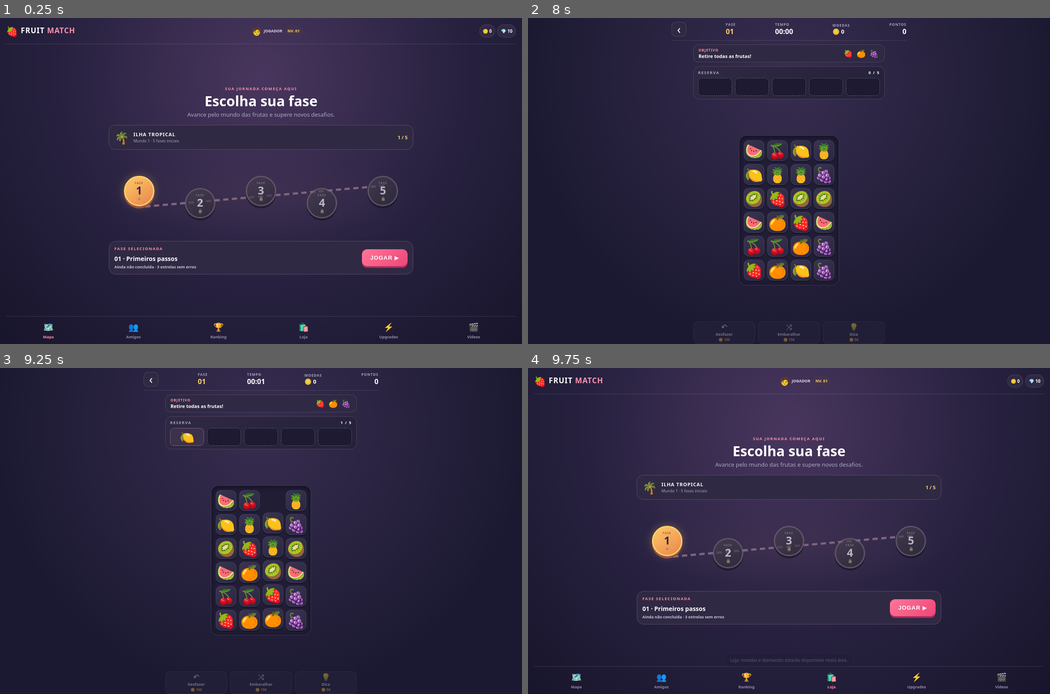
Above: before the commit, frames 1-4 (two rows, left to right).
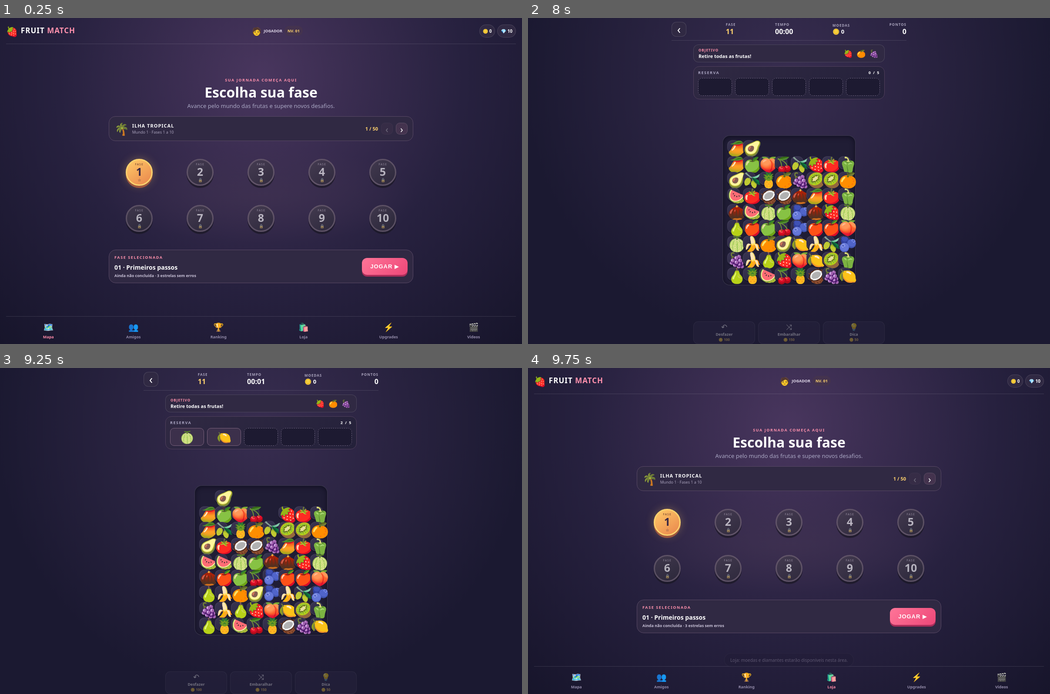
Above: after the commit, the same moments.

Repository: Guto157/fruit-match-game
Game: browser game, page index.html
Two runs of this game, one before a commit and one after it. Both use one fixed random seed, a clock stepped at 60 frames per second and the inputs below.
Inputs (mouse positions are in pixels of both pictures, inside the frame that each line leads up to):
- Up to frame 1 (0.25 s): no input
- Up to frame 2 (8 s): click "JOGAR ▶" at 0.27 s; click "🍓" at 1.27 s; click "🍇" at 1.87 s; click "‹" at 2.02 s; click "🗺️ Mapa" at 2.47 s; click "👥 Amigos" at 3.07 s; click "JOGAR ▶" at 3.27 s; click "🍉" at 3.67 s; click "🥝" at 4.27 s; click "‹" at 4.52 s; click "FASE 1 ☆" at 4.87 s; click "×" at 5.47 s; click "🏆 Ranking" at 6.07 s; click "⚡ Upgrades" at 6.67 s; click (929, 128) at 7.02 s, where only the run after the commit has a clickable "›"; click "🛍️ Loja" at 7.27 s; click "JOGAR ▶" at 7.87 s
- Up to frame 3 (9.25 s): click (203, 592) at 8.47 s, where only the run after the commit has a clickable "🍈"; click "🍋" at 9.07 s
- Up to frame 4 (9.75 s): click "‹" at 9.52 s; click (914, 478) at 9.67 s, where only the run after the commit has a clickable "‹"

The runs differ from the first frame. In frame 1, 4.8% of the frame differs, in the area x 20-80%, y 18-82%; in frame 2, 7.9%; in frame 3, 8.0%, in the area x 34-66%, y 3-82%; in frame 4, 4.8%.

Commit message:
Expand Fruit Match to 50 progressive levels across five worlds

Diff:
--- a/css/style.css
+++ b/css/style.css
@@ -54,3 +54,8 @@
 .level-detail-stats small{font-size:8px;letter-spacing:1px;color:#aaa5c2;font-weight:900}
 .level-detail-stats strong{font-size:16px;color:#fff}
 .level-detail-play{width:100%}
+
+/* Mapa com 50 fases em cinco mundos */
+.world-row{gap:7px}.world-row>div{min-width:0}.world-row small{white-space:nowrap}.world-arrow{width:27px;height:27px;flex:none;border:1px solid var(--line);border-radius:9px;background:#44334e;color:#fff;font-size:22px;line-height:18px}.world-arrow:disabled{opacity:.3;cursor:not-allowed}
+.level-map{height:clamp(150px,30vh,220px);display:grid;grid-template-columns:repeat(5,minmax(0,1fr));grid-template-rows:repeat(2,minmax(0,1fr));align-items:center;justify-items:center;gap:8px;padding:8px 4px}.level-map:before{display:none}.level-node{width:clamp(42px,10vw,62px);max-width:100%;transform:none!important}.level-node:nth-child(n){transform:none!important}
+@media(max-height:680px){.level-map{height:145px}}
--- a/index.html
+++ b/index.html
@@ -5,7 +5,7 @@
 <meta name="viewport" content="width=device-width,initial-scale=1,viewport-fit=cover">
 <meta name="theme-color" content="#17152b">
 <title>Fruit Match</title>
-<link rel="stylesheet" href="css/style.css?v=boards-progressive-20261116">
+<link rel="stylesheet" href="css/style.css?v=levels-50-20261116">
 </head>
 <body>
 <main id="home-screen" class="screen home-screen">
@@ -16,14 +16,8 @@
   </header>
   <section class="home-main">
     <div class="home-title"><p class="eyebrow">SUA JORNADA COMEÇA AQUI</p><h1>Escolha sua fase</h1><p>Avance pelo mundo das frutas e supere novos desafios.</p></div>
-    <div class="world-row"><span class="world-icon">🌴</span><div><b>ILHA TROPICAL</b><small>Mundo 1 · 5 fases iniciais</small></div><span class="world-progress" id="world-progress">1 / 5</span></div>
-    <div class="level-map" id="level-map" aria-label="Seleção de fases">
-      <button class="level-node current" data-level="1"><small>FASE</small><b>1</b><span>⭐</span></button>
-      <button class="level-node" data-level="2" disabled><small>FASE</small><b>2</b><span>🔒</span></button>
-      <button class="level-node" data-level="3" disabled><small>FASE</small><b>3</b><span>🔒</span></button>
-      <button class="level-node" data-level="4" disabled><small>FASE</small><b>4</b><span>🔒</span></button>
-      <button class="level-node" data-level="5" disabled><small>FASE</small><b>5</b><span>🔒</span></button>
-    </div>
+    <div class="world-row"><span class="world-icon" id="world-icon">🌴</span><div><b id="world-name">ILHA TROPICAL</b><small id="world-subtitle">Mundo 1 · Fases 1 a 10</small></div><span class="world-progress" id="world-progress">1 / 50</span><button class="world-arrow" id="world-prev" aria-label="Mundo anterior" disabled>‹</button><button class="world-arrow" id="world-next" aria-label="Próximo mundo">›</button></div>
+    <div class="level-map" id="level-map" aria-label="Seleção de fases"></div>
     <div class="selected-level"><div><span class="eyebrow">FASE SELECIONADA</span><strong id="selected-level">01 · Começando a aventura</strong><small id="level-record">Ainda não concluída</small></div><button id="play-button" class="play-button">JOGAR <span>▶</span></button></div>
   </section>
   <nav class="home-nav" aria-label="Menu principal">
@@ -72,6 +66,6 @@
 <div class="overlay hidden" id="overlay" role="dialog" aria-modal="true" aria-labelledby="modal-title">
  <div class="modal"><div class="modal-icon" id="modal-icon">🎉</div><p class="eyebrow" id="modal-eyebrow">MUITO BEM!</p><h2 id="modal-title">Fase concluída!</h2><p id="modal-message"></p><button class="play-button modal-btn" id="modal-action">VOLTAR AO MAPA</button></div>
 </div>
-<script src="js/game.js?v=boards-progressive-20261116"></script>
-<script src="js/app.js?v=boards-progressive-20261116"></script>
+<script src="js/game.js?v=levels-50-20261116"></script>
+<script src="js/app.js?v=levels-50-20261116"></script>
 </body></html>
--- a/js/app.js
+++ b/js/app.js
@@ -3,19 +3,22 @@
  const $=id=>document.getElementById(id);
  const home=$('home-screen'),game=$('game-screen'),detail=$('level-detail-overlay');
  const names={1:'Primeiros passos',2:'Tabuleiro ampliado',3:'Seis colunas',4:'Desafio em expansão',5:'Grande tabuleiro'};
- let selected=1,unlocked=1,noticeTimer=null;
- function readProgress(){try{const n=Number(localStorage.getItem('fruitmatch.unlocked'));return Number.isInteger(n)?Math.max(1,Math.min(5,n)):1;}catch(_){return 1;}}
+ const worlds=[['ILHA TROPICAL','🌴'],['PRAIA DOURADA','🏖️'],['FLORESTA VERDE','🌳'],['MONTANHAS GELADAS','❄️'],['REINO MÁGICO','✨']];
+ let selected=1,unlocked=1,currentWorld=0,noticeTimer=null;
+ function readProgress(){try{const n=Number(localStorage.getItem('fruitmatch.unlocked'));let value=Number.isInteger(n)?Math.max(1,Math.min(50,n)):1;const results=JSON.parse(localStorage.getItem('fruitmatch.results')||'{}')||{};if(value===5&&results['5'])value=6;return value;}catch(_){return 1;}}
  function saveProgress(){try{localStorage.setItem('fruitmatch.unlocked',String(unlocked));}catch(_){}}
  function readResults(){try{return JSON.parse(localStorage.getItem('fruitmatch.results')||'{}')||{};}catch(_){return {};}}
  function saveResults(results){try{localStorage.setItem('fruitmatch.results',JSON.stringify(results));}catch(_){}}
  function formatTime(value){return String(Math.floor(value/60)).padStart(2,'0')+':'+String(value%60).padStart(2,'0');}
+ function changeWorld(delta){currentWorld=Math.max(0,Math.min(4,currentWorld+delta));selected=currentWorld*10+1;updateMap();}
  function updateMap(){
-  const results=readResults();
-  document.querySelectorAll('.level-node').forEach(node=>{const n=Number(node.dataset.level),record=results[n];node.disabled=n>unlocked;node.classList.toggle('current',n===selected);node.querySelector('span').textContent=n>unlocked?'🔒':record?'⭐'.repeat(record.stars):'☆';});
-  $('world-progress').textContent=unlocked+' / 5';
-  $('selected-level').textContent=String(selected).padStart(2,'0')+' · '+names[selected];
-  const record=results[selected];
-  $('level-record').textContent=record?'Melhor resultado: '+'⭐'.repeat(record.stars)+'☆'.repeat(3-record.stars)+' · '+formatTime(record.seconds):'Ainda não concluída · 3 estrelas sem erros';
+  const results=readResults(),start=currentWorld*10+1,end=start+9;
+  $('world-icon').textContent=worlds[currentWorld][1];$('world-name').textContent=worlds[currentWorld][0];$('world-subtitle').textContent='Mundo '+(currentWorld+1)+' · Fases '+start+' a '+end;
+  $('world-progress').textContent=unlocked+' / 50';$('world-prev').disabled=currentWorld===0;$('world-next').disabled=currentWorld===4;
+  const map=$('level-map');map.innerHTML='';
+  for(let n=start;n<=end;n++){const record=results[n],node=document.createElement('button');node.type='button';node.className='level-node';node.dataset.level=String(n);node.disabled=n>unlocked;node.innerHTML='<small>FASE</small><b>'+n+'</b><span>'+(n>unlocked?'🔒':record?'⭐'.repeat(record.stars):'☆')+'</span>';if(n===selected)node.classList.add('current');node.addEventListener('click',()=>openLevelDetails(n));map.appendChild(node);}
+  $('selected-level').textContent=String(selected).padStart(2,'0')+' · '+(names[selected]||'Desafio '+selected);
+  const record=results[selected];$('level-record').textContent=record?'Melhor resultado: '+'⭐'.repeat(record.stars)+'☆'.repeat(3-record.stars)+' · '+formatTime(record.seconds):'Ainda não concluída · 3 estrelas sem erros';
  }
  function openLevelDetails(n){
   if(n>unlocked||n<1)return;
@@ -32,7 +35,7 @@
  function showNotice(message){$('home-notice').textContent=message;$('home-notice').classList.add('show');clearTimeout(noticeTimer);noticeTimer=setTimeout(()=>$('home-notice').classList.remove('show'),2400);}
  function showHome(){game.classList.add('hidden');home.classList.remove('hidden');$('home-coins').textContent=$('game-coins').textContent;document.dispatchEvent(new Event('fruitmatch:stop'));updateMap();}
  function showGame(){closeLevelDetails();home.classList.add('hidden');game.classList.remove('hidden');document.dispatchEvent(new CustomEvent('fruitmatch:start',{detail:{level:selected}}));}
- document.querySelectorAll('.level-node').forEach(node=>node.addEventListener('click',()=>openLevelDetails(Number(node.dataset.level))));
+ $('world-prev').addEventListener('click',()=>changeWorld(-1));$('world-next').addEventListener('click',()=>changeWorld(1));
  $('play-button').addEventListener('click',showGame);
  $('level-detail-play').addEventListener('click',showGame);
  $('level-detail-close').addEventListener('click',closeLevelDetails);
@@ -41,7 +44,7 @@
  $('back-home').addEventListener('click',showHome);
  document.addEventListener('fruitmatch:exit',showHome);
  document.addEventListener('fruitmatch:won',event=>{
-  unlocked=Math.max(unlocked,Math.min(5,event.detail.level+1));saveProgress();
+  unlocked=Math.max(unlocked,Math.min(50,event.detail.level+1));saveProgress();
   const results=readResults(),key=String(event.detail.level),candidate={seconds:event.detail.seconds,stars:event.detail.stars,mistakes:event.detail.mistakes};
   const previous=results[key];
   if(!previous||candidate.stars>previous.stars||(candidate.stars===previous.stars&&candidate.seconds<previous.seconds))results[key]=candidate;
--- a/js/game.js
+++ b/js/game.js
@@ -1,15 +1,15 @@
 (() => {
  'use strict';
- const FRUITS=['🍓','🍊','🍇','🍋','🍉','🍍','🥝','🍒','🥥','🍈','🍐','🥭','🫐','🍑','🍏','🍌'];
+ const FRUITS=['🍓','🍊','🍇','🍋','🍉','🍍','🥝','🍒','🥥','🍈','🍐','🥭','🫐','🍑','🍏','🍌','🍎','🍅','🫒','🥑','🌰','🫑','🌶️','🍆'];
  let COLS=4,ROWS=6;
  const MAX_TRAY=5;
- const LEVEL_CONFIG=[
-  {cols:4,rows:6,fruitKinds:8},
-  {cols:5,rows:6,fruitKinds:10},
-  {cols:6,rows:6,fruitKinds:12},
-  {cols:6,rows:7,fruitKinds:14},
-  {cols:6,rows:8,fruitKinds:16}
- ];
+ function getLevelConfig(n){
+  const fruitKinds=n<=5?[8,10,12,14,16][n-1]:Math.min(FRUITS.length,16+(n-5));
+  const sizes={8:[4,6],9:[5,6],10:[5,6],11:[6,6],12:[6,6],13:[6,7],14:[6,7],15:[6,8],16:[6,8],17:[7,8],18:[7,8],19:[8,8],20:[8,8],21:[7,9]};
+  let [cols,rows]=sizes[fruitKinds]||[8,9];
+  if(fruitKinds>=22){const layouts=[[8,9],[9,8],[6,12],[12,6]];[cols,rows]=layouts[(n-11)%layouts.length];}
+  return {cols,rows,fruitKinds};
+ }
  const $=id=>document.getElementById(id);
  const boardEl=$('board'),trayEl=$('tray');
  let board=[],tray=[],score=0,history=[],ended=false,level=1,coins=500,seconds=0,timerId=null,outcome=null,mistakes=0;
@@ -21,12 +21,13 @@
  function cloneTiles(items){return items.map(item=>item?{...item}:null);}
  function save(){history.push({board:cloneTiles(board),tray:cloneTiles(tray),score,seconds,mistakes});if(history.length>30)history.shift();}
  function start(levelNumber=level){
-  level=Math.max(1,Math.min(LEVEL_CONFIG.length,Number(levelNumber)||1));
-  const config=LEVEL_CONFIG[level-1];COLS=config.cols;ROWS=config.rows;
+  level=Math.max(1,Math.min(50,Number(levelNumber)||1));
+  const config=getLevelConfig(level);COLS=config.cols;ROWS=config.rows;
   boardEl.style.gridTemplateColumns='repeat('+COLS+',minmax(0,1fr))';
   boardEl.style.gridTemplateRows='repeat('+ROWS+',minmax(0,1fr))';
   boardEl.style.aspectRatio=COLS+'/'+ROWS;
-  board=shuffleArray(FRUITS.slice(0,config.fruitKinds).flatMap(f=>[1,2,3].map(()=>({id:nextTileId++,fruit:f}))));
+  const tiles=shuffleArray(FRUITS.slice(0,config.fruitKinds).flatMap(f=>[1,2,3].map(()=>({id:nextTileId++,fruit:f}))));
+  board=Array(COLS*ROWS).fill(null);tiles.forEach((tile,index)=>board[index]=tile);applyGravity();
   tray=[];score=0;history=[];ended=false;outcome=null;seconds=0;mistakes=0;
   clearInterval(timerId);$('timer').textContent='00:00';timerId=setInterval(()=>{seconds++;$('timer').textContent=formatTime();},1000);
   $('overlay').classList.add('hidden');$('game-level').textContent=String(level).padStart(2,'0');$('game-coins').textContent=coins;render();
